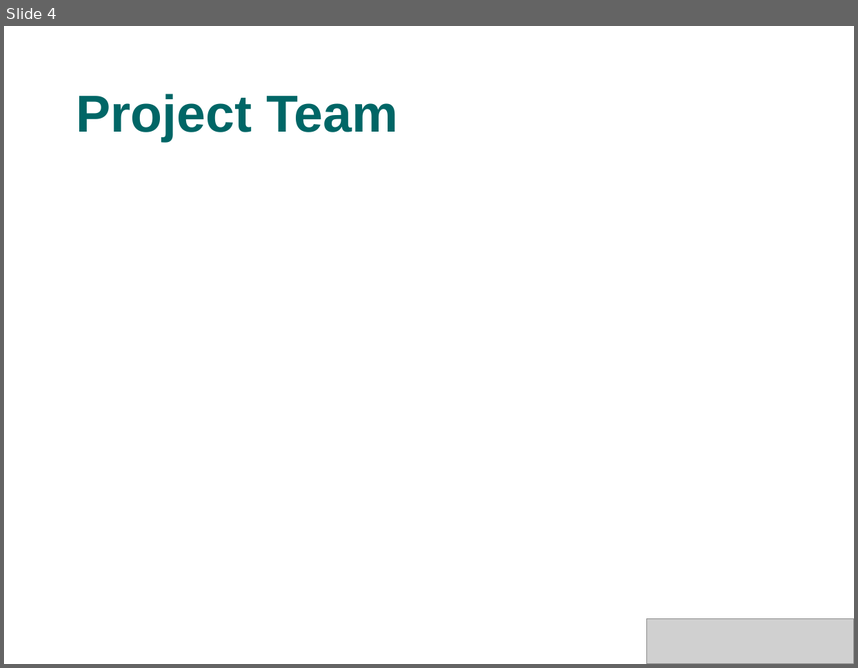
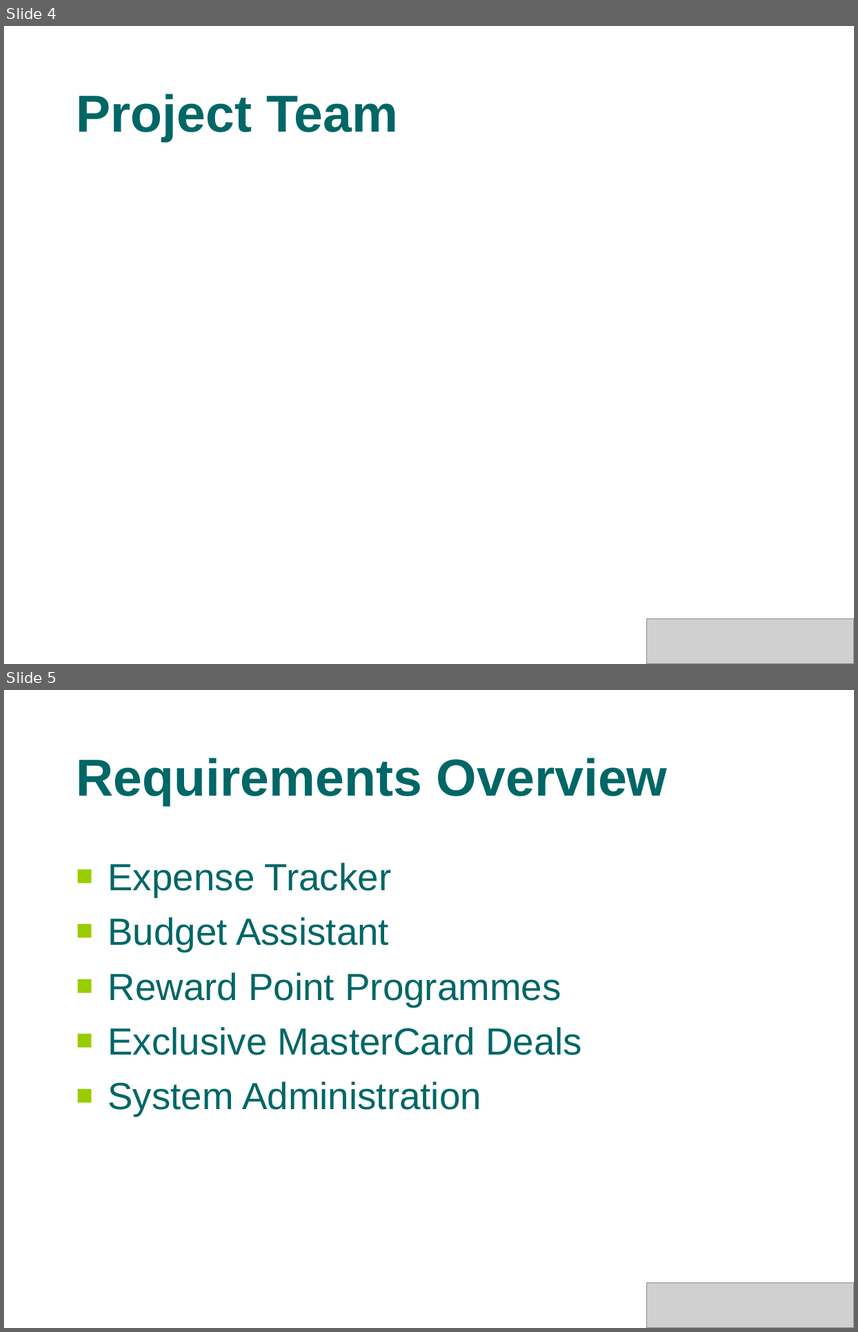
Before and after one commit to s4kshya/leezdr-repository, a slide deck: Exam Paper/MTECH_PROJ/Presentation/phase1.ppt. Shown one above the other, each under a label of ours: slide 4 before the commit, slides 4 and 5 after it. The pictures are 858x668 and 858x1332 pixels, drawn with LibreOffice and Linux fonts; fonts in the diff are those of the drawing; grey boxes stand for pictures; background and template pictures are left out. Boxes give left, top, right and bottom in pixels: in the first picture for what was removed or moved away, otherwise in the second. Text is boxed around its words. In the diff, an @@ line names an element or a change of style, - is before the commit and + after.

```diff
--- a/Exam Paper/MTECH_PROJ/Presentation/phase1.ppt
+++ b/Exam Paper/MTECH_PROJ/Presentation/phase1.ppt
@@ slide 5 added at bbox=[4, 690, 854, 1328], background picture (left out) @@
@@ title added at bbox=[76, 758, 668, 805], 44 pt, text #006666, bold @@
+Requirements Overview
@@ text added at bbox=[108, 862, 582, 1116], 32 pt, text #006666 @@
+■ Expense Tracker
+■ Budget Assistant
+■ Reward Point Programmes
+■ Exclusive MasterCard Deals
+■ System Administration
@@ picture added at bbox=[646, 1283, 854, 1328] @@
```
Also in this commit, not shown: 3 slides changed, 6 other slides added, 2 other files.
